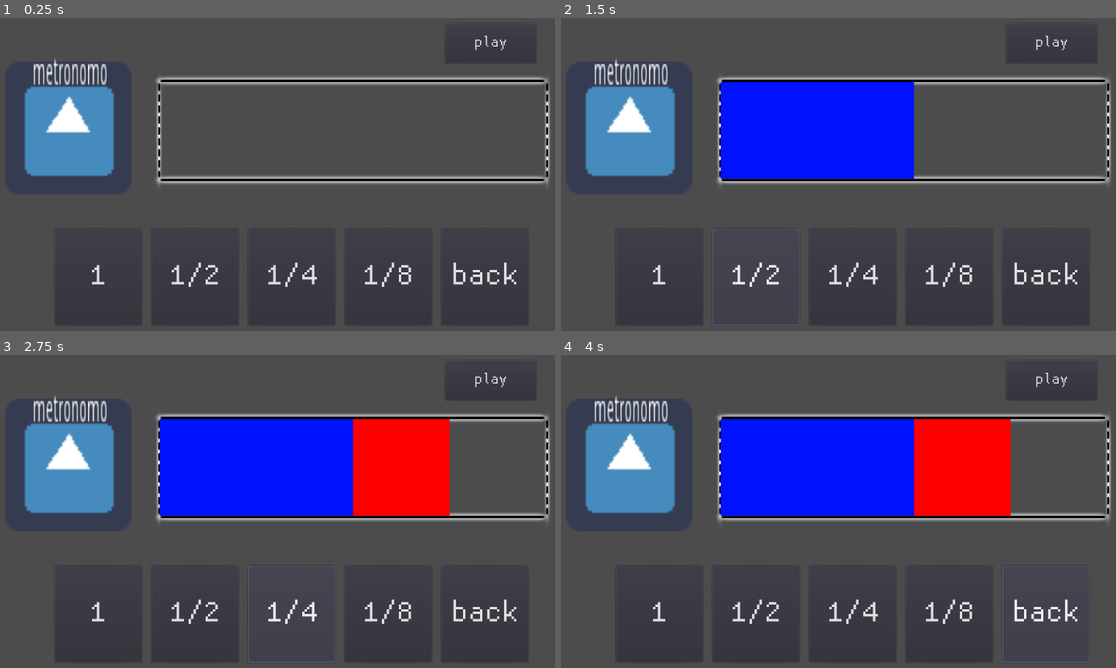
Above: before the commit, frames 1-4 (two rows, left to right).
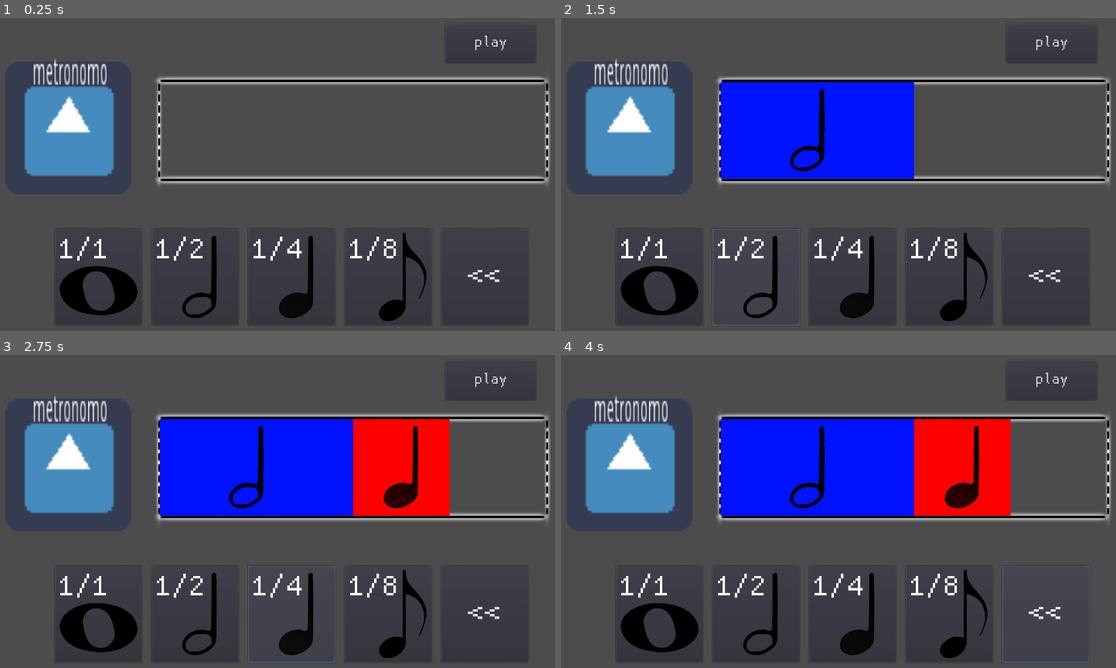
Above: after the commit, the same moments.

Repository: SatouYuri/aedoquest
Game: Godot game, scene res://source/scene/minigame/time_guess.tscn
Two runs of this game, one before a commit and one after it. Both use one fixed random seed, a clock stepped at 60 frames per second and the inputs below. This scene is started directly instead of the project's main scene. The engine's default icon, where the game draws it, is replaced by a stand-in: a white triangle on a blue panel in a dark square.
Inputs:
- Up to frame 1 (0.25 s): no input
- Up to frame 2 (1.5 s): click "1" (after the commit: "1/1") at 0.5 s; click "1/2" at 1.25 s
- Up to frame 3 (2.75 s): click "1/4" at 2 s
- Up to frame 4 (4 s): click "1/8" at 2.75 s; click "back" (after the commit: "<<") at 3.5 s

The runs differ from the first frame. In frame 1, 3.9% of the frame differs, in the area x 10-94%, y 68-97%; in frame 2, 4.4%; in frame 3, 4.9%, in the area x 10-94%, y 22-97%; in frame 4, 4.9%.

Commit message:
botei as notas

Diff:
--- /dev/null
+++ b/AEDOQUEST/source/scene/minigame/time_guess.tres
@@ -0,0 +1,7 @@
+[gd_resource type="DynamicFont" load_steps=2 format=2]
+
+[ext_resource path="res://source/font/Basis33/basis33.ttf" type="DynamicFontData" id=1]
+
+[resource]
+size = 80
+font_data = ExtResource( 1 )
--- a/AEDOQUEST/source/scene/minigame/time_guess.tscn
+++ b/AEDOQUEST/source/scene/minigame/time_guess.tscn
@@ -7,6 +7,11 @@
 [ext_resource path="res://icon.png" type="Texture" id=5]
 [ext_resource path="res://source/met/tempo.wav" type="AudioStream" id=6]
 [ext_resource path="res://source/script/minigame/time_guess.gd" type="Script" id=7]
+[ext_resource path="res://source/sprite/notas/meia.png" type="Texture" id=8]
+[ext_resource path="res://source/sprite/notas/inteira.png" type="Texture" id=9]
+[ext_resource path="res://source/sprite/notas/oitava.png" type="Texture" id=10]
+[ext_resource path="res://source/sprite/notas/quarta.png" type="Texture" id=11]
+[ext_resource path="res://source/scene/minigame/time_guess.tres" type="DynamicFont" id=12]
 
 [sub_resource type="Animation" id=1]
 resource_name = "right"
@@ -53,10 +58,6 @@
 size = 40
 font_data = ExtResource( 4 )
 
-[sub_resource type="DynamicFont" id=4]
-size = 80
-font_data = ExtResource( 4 )
-
 [node name="Time_guess" type="Node2D"]
 script = ExtResource( 7 )
 
@@ -170,8 +171,23 @@
 margin_right = 190.0
 margin_bottom = 200.0
 rect_min_size = Vector2( 180, 0 )
-custom_fonts/font = SubResource( 4 )
-text = "1"
+custom_fonts/font = ExtResource( 12 )
+__meta__ = {
+"_edit_use_anchors_": false
+}
+
+[node name="inteira" type="Sprite" parent="Notas/b1"]
+position = Vector2( 90.5033, 127.813 )
+scale = Vector2( 0.5, 0.5 )
+texture = ExtResource( 9 )
+
+[node name="Label" type="Label" parent="Notas/b1"]
+margin_left = 6.0
+margin_top = 6.0
+margin_right = 111.0
+margin_bottom = 86.0
+custom_fonts/font = ExtResource( 12 )
+text = "1/1"
 __meta__ = {
 "_edit_use_anchors_": false
 }
@@ -181,7 +197,22 @@
 margin_right = 390.0
 margin_bottom = 200.0
 rect_min_size = Vector2( 180, 0 )
-custom_fonts/font = SubResource( 4 )
+custom_fonts/font = ExtResource( 12 )
+__meta__ = {
+"_edit_use_anchors_": false
+}
+
+[node name="meia" type="Sprite" parent="Notas/b2"]
+position = Vector2( 120, 100 )
+scale = Vector2( 0.8, 0.8 )
+texture = ExtResource( 8 )
+
+[node name="Label2" type="Label" parent="Notas/b2"]
+margin_left = 6.0
+margin_top = 6.0
+margin_right = 111.0
+margin_bottom = 86.0
+custom_fonts/font = ExtResource( 12 )
 text = "1/2"
 __meta__ = {
 "_edit_use_anchors_": false
@@ -192,7 +223,22 @@
 margin_right = 590.0
 margin_bottom = 200.0
 rect_min_size = Vector2( 180, 0 )
-custom_fonts/font = SubResource( 4 )
+custom_fonts/font = ExtResource( 12 )
+__meta__ = {
+"_edit_use_anchors_": false
+}
+
+[node name="quarta" type="Sprite" parent="Notas/b3"]
+position = Vector2( 120, 100 )
+scale = Vector2( 0.8, 0.8 )
+texture = ExtResource( 11 )
+
+[node name="Label3" type="Label" parent="Notas/b3"]
+margin_left = 6.0
+margin_top = 6.0
+margin_right = 111.0
+margin_bottom = 86.0
+custom_fonts/font = ExtResource( 12 )
 text = "1/4"
 __meta__ = {
 "_edit_use_anchors_": false
@@ -203,7 +249,22 @@
 margin_right = 790.0
 margin_bottom = 200.0
 rect_min_size = Vector2( 180, 0 )
-custom_fonts/font = SubResource( 4 )
+custom_fonts/font = ExtResource( 12 )
+__meta__ = {
+"_edit_use_anchors_": false
+}
+
+[node name="oitava" type="Sprite" parent="Notas/b4"]
+position = Vector2( 120, 100 )
+scale = Vector2( 0.5, 0.5 )
+texture = ExtResource( 10 )
+
+[node name="Label4" type="Label" parent="Notas/b4"]
+margin_left = 6.0
+margin_top = 6.0
+margin_right = 111.0
+margin_bottom = 86.0
+custom_fonts/font = ExtResource( 12 )
 text = "1/8"
 __meta__ = {
 "_edit_use_anchors_": false
@@ -214,8 +275,8 @@
 margin_right = 990.0
 margin_bottom = 200.0
 rect_min_size = Vector2( 180, 0 )
-custom_fonts/font = SubResource( 4 )
-text = "back"
+custom_fonts/font = ExtResource( 12 )
+text = "<<"
 __meta__ = {
 "_edit_use_anchors_": false
 }
--- a/AEDOQUEST/source/scene/object/notetime/eighth.tscn
+++ b/AEDOQUEST/source/scene/object/notetime/eighth.tscn
@@ -1,6 +1,8 @@
-[gd_scene load_steps=2 format=2]
+[gd_scene load_steps=3 format=2]
 
-[sub_resource type="StyleBoxFlat" id=4]
+[ext_resource path="res://source/sprite/notas/oitava.png" type="Texture" id=1]
+
+[sub_resource type="StyleBoxFlat" id=1]
 bg_color = Color( 0.101961, 1, 0, 1 )
 
 [node name="eighth" type="Panel"]
@@ -8,4 +10,12 @@
 margin_right = 700.0
 margin_bottom = 200.0
 rect_min_size = Vector2( 100, 200 )
-custom_styles/panel = SubResource( 4 )
+custom_styles/panel = SubResource( 1 )
+__meta__ = {
+"_edit_use_anchors_": false
+}
+
+[node name="oitava" type="Sprite" parent="."]
+position = Vector2( 50, 100 )
+scale = Vector2( 0.4, 0.5 )
+texture = ExtResource( 1 )
--- a/AEDOQUEST/source/scene/object/notetime/half.tscn
+++ b/AEDOQUEST/source/scene/object/notetime/half.tscn
@@ -1,10 +1,20 @@
-[gd_scene load_steps=2 format=2]
+[gd_scene load_steps=3 format=2]
 
-[sub_resource type="StyleBoxFlat" id=2]
+[ext_resource path="res://source/sprite/notas/meia.png" type="Texture" id=1]
+
+[sub_resource type="StyleBoxFlat" id=1]
 bg_color = Color( 0, 0.0745098, 1, 1 )
 
 [node name="half" type="Panel"]
 margin_right = 400.0
 margin_bottom = 200.0
 rect_min_size = Vector2( 400, 200 )
-custom_styles/panel = SubResource( 2 )
+custom_styles/panel = SubResource( 1 )
+__meta__ = {
+"_edit_use_anchors_": false
+}
+
+[node name="meia" type="Sprite" parent="."]
+position = Vector2( 200, 100 )
+scale = Vector2( 0.8, 0.8 )
+texture = ExtResource( 1 )
--- a/AEDOQUEST/source/scene/object/notetime/quarter.tscn
+++ b/AEDOQUEST/source/scene/object/notetime/quarter.tscn
@@ -1,6 +1,8 @@
-[gd_scene load_steps=2 format=2]
+[gd_scene load_steps=3 format=2]
 
-[sub_resource type="StyleBoxFlat" id=3]
+[ext_resource path="res://source/sprite/notas/quarta.png" type="Texture" id=1]
+
+[sub_resource type="StyleBoxFlat" id=1]
 bg_color = Color( 1, 0, 0, 1 )
 
 [node name="quarter" type="Panel"]
@@ -8,4 +10,12 @@
 margin_right = 600.0
 margin_bottom = 200.0
 rect_min_size = Vector2( 200, 200 )
-custom_styles/panel = SubResource( 3 )
+custom_styles/panel = SubResource( 1 )
+__meta__ = {
+"_edit_use_anchors_": false
+}
+
+[node name="quarta" type="Sprite" parent="."]
+position = Vector2( 120, 100 )
+scale = Vector2( 0.8, 0.8 )
+texture = ExtResource( 1 )
--- a/AEDOQUEST/source/scene/object/notetime/whole.tscn
+++ b/AEDOQUEST/source/scene/object/notetime/whole.tscn
@@ -1,10 +1,20 @@
-[gd_scene format=2]
+[gd_scene load_steps=3 format=2]
+
+[ext_resource path="res://source/sprite/notas/inteira.png" type="Texture" id=1]
+
+[sub_resource type="StyleBoxFlat" id=1]
 
 [node name="whole" type="Panel"]
 margin_left = 700.0
 margin_right = 1500.0
 margin_bottom = 200.0
 rect_min_size = Vector2( 800, 0 )
+custom_styles/panel = SubResource( 1 )
 __meta__ = {
 "_edit_use_anchors_": false
 }
+
+[node name="inteira" type="Sprite" parent="."]
+position = Vector2( 400, 100 )
+scale = Vector2( 0.8, 0.8 )
+texture = ExtResource( 1 )
--- a/AEDOQUEST/source/script/minigame/time_guess.gd
+++ b/AEDOQUEST/source/script/minigame/time_guess.gd
@@ -1,10 +1,10 @@
 extends Node2D
 
 var bpm = 60
-var padrao = [[3,3,2,2,2],[2,2,2,2],[3,3,3,3,2,3,3]]
+var padrao = [[0],[3,3,2,2,2],[2,2,1],[3,3,3,3,2,3,3]]
 var is_playing = false
 const sounds_path = "res://source/notes_piano/"
-var sounds = [["G4","G4","A4","G4","C5"],["C4","D4","E4","F4"],["G4","F4","E4","D4","C4","D4","E4"]]
+var sounds = [["C4"],["G4","G4","A4","G4","C5"],["C4","D4","E4"],["G4","F4","E4","D4","C4","D4","E4"]]
 var sound_index = 0
 var sequence_index = 0
 var interval_time = [240.0/bpm,120.0/bpm,60.0/bpm,30.0/bpm]
@@ -29,7 +29,10 @@
 	playmusic()
 
 func playmusic():
-	if not is_playing:
+	if sequence_index == padrao.size():
+			get_tree().quit()
+			pass
+	elif not is_playing:
 		sound_index = 0
 		$Metronomo.play()
 		$Metronomo/Timer.start()
@@ -64,14 +67,13 @@
 	if size_total < 800:
 		return
 	if order == padrao[sequence_index]:
+		yield(get_tree().create_timer(0.2), "timeout")
 		delete_all()
 		$UI/AnimationPlayer.play("right")
-		sequence_index+=1
-		if sequence_index == padrao.size():
-			get_tree().quit()
-			pass
+
 		$Metronomo/Timer.stop()
 		$AudioTimer.stop()
+		sequence_index+=1
 		yield(get_tree().create_timer(1), "timeout")
 		playmusic()
 
Not shown: 1 places in AEDOQUEST/source/scene/minigame/time_guess.tscn that only renumber resources
Binary file added: AEDOQUEST/source/sprite/notas/inteira.png
Not shown, added: AEDOQUEST/source/sprite/notas/inteira.png.import
Binary file added: AEDOQUEST/source/sprite/notas/meia.png
Not shown, added: AEDOQUEST/source/sprite/notas/meia.png.import
Binary file added: AEDOQUEST/source/sprite/notas/oitava.png
Not shown, added: AEDOQUEST/source/sprite/notas/oitava.png.import
Binary file added: AEDOQUEST/source/sprite/notas/quarta.png
Not shown, added: AEDOQUEST/source/sprite/notas/quarta.png.import
